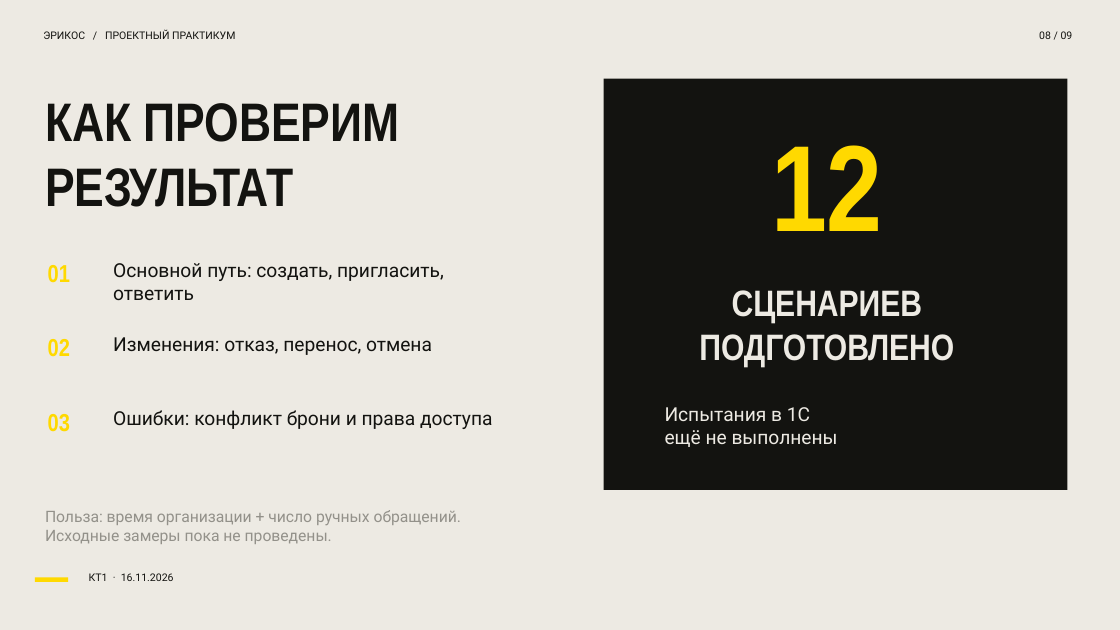
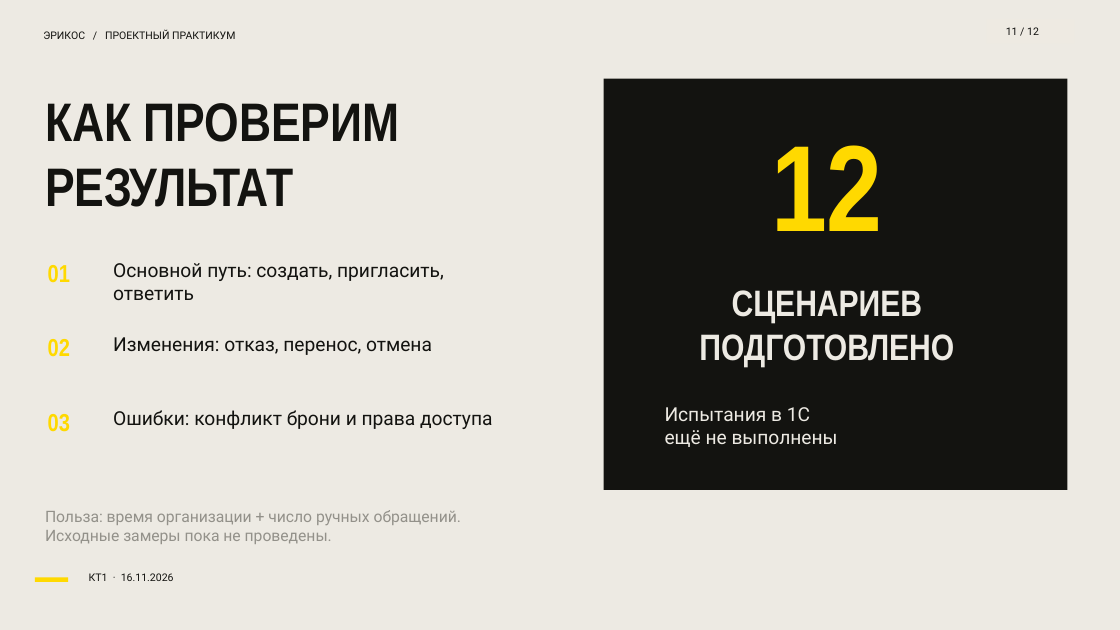
Before and after one commit to matveydurden/ericos-meetings-1c, a slide deck: slide 11 of presentation/kt1-presentation.pptx (slide 8 before the commit). Drawn at 1120x630 pixels with LibreOffice and Linux fonts; fonts in the diff are those of the drawing. Boxes give left, top, right and bottom in pixels: in the first picture for what was removed or moved away, otherwise in the second. Text is boxed around its words. In the diff, an @@ line names an element or a change of style, - is before the commit and + after.

```diff
--- a/presentation/kt1-presentation.pptx
+++ b/presentation/kt1-presentation.pptx
@@ rectangle added at <box>987,19,1075,44</box>, fill #EEEAE2 @@
@@ text added at <box>1006,27,1039,35</box>, 9 pt, text #11110F @@
+11 / 12
@@ text removed at <box>1039,31,1073,39</box> @@
-08 / 09
```
Also in this commit, not shown: 7 other slides changed, 3 slides added, 10 other files.
